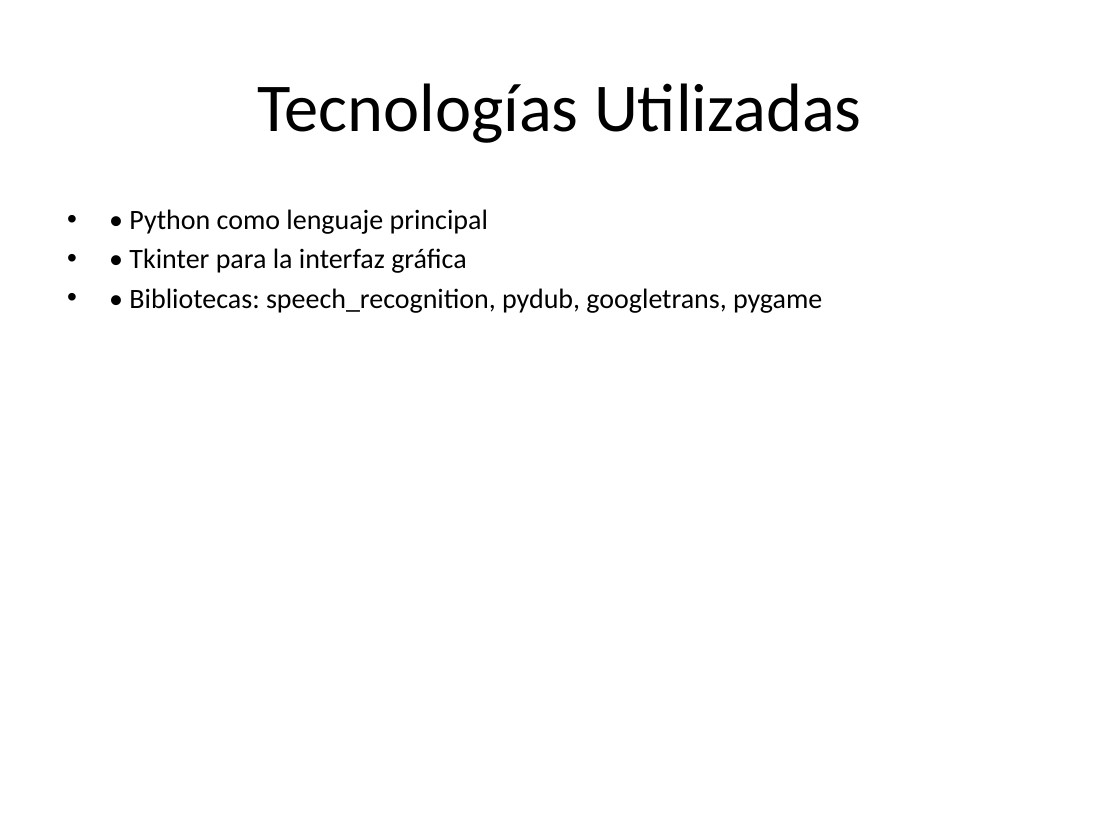
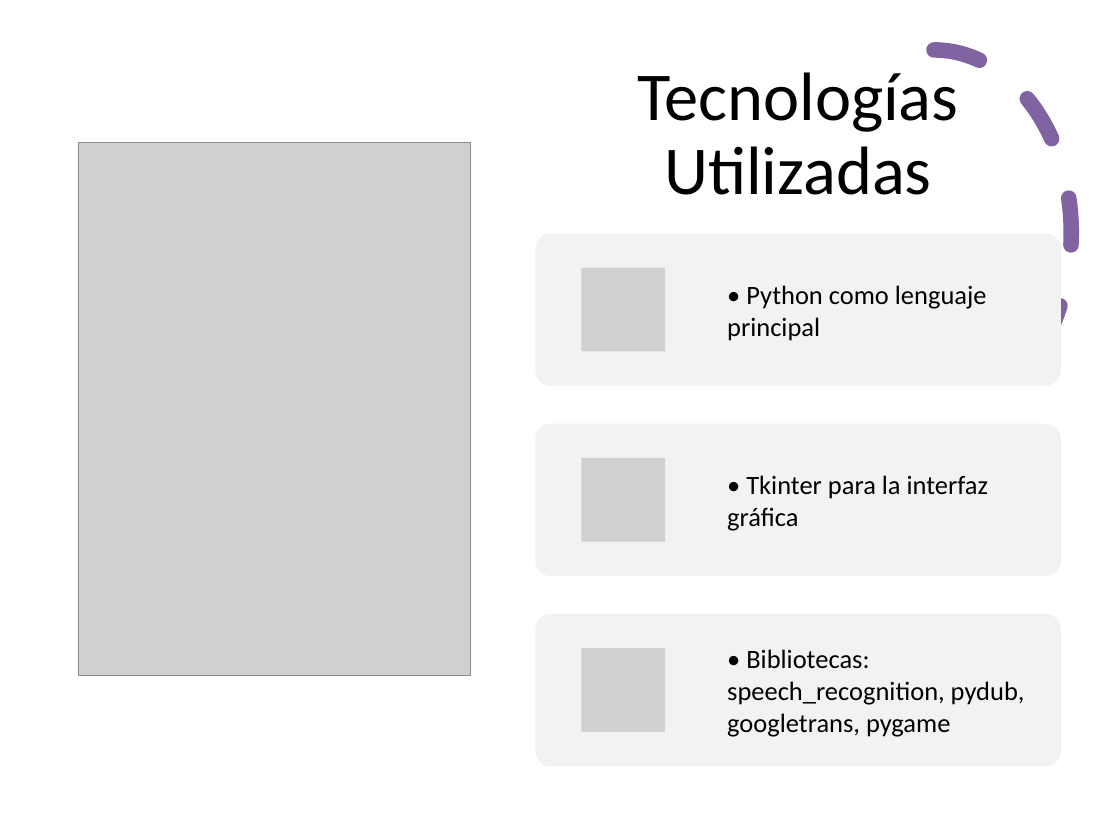
Before and after one commit to jonatha1992/Transcriptor, a slide deck: slide 7 of Presentacion_Transcriptor.pptx. Drawn at 1120x840 pixels with LibreOffice and Linux fonts; fonts in the diff are those of the drawing; grey boxes stand for pictures. Boxes give left, top, right and bottom in pixels: in the first picture for what was removed or moved away, otherwise in the second. Text is boxed around its words. In the diff, an @@ line names an element or a change of style, - is before the commit and + after.

```diff
--- a/Presentacion_Transcriptor.pptx
+++ b/Presentacion_Transcriptor.pptx
@@ title "Tecnologías Utilizadas": place and size @@
-title "Tecnologías Utilizadas" at [257, 83, 862, 143]
+title "Tecnologías Utilizadas" at [637, 72, 958, 195]
@@ title "Tecnologías Utilizadas" at [637, 72, 958, 195]: line spacing 1 to 0.9 @@
@@ arc (boxed as its full ellipse) added at [796, 50, 1071, 417], outline #8064A2 10 pt dashed @@
@@ picture added at [78, 142, 470, 675] @@
@@ text removed at [129, 209, 822, 313] @@
-• • Python como lenguaje principal
-• • Tkinter para la interfaz gráfica
-• • Bibliotecas: speech_recognition, pydub, googletrans, pygame
@@ group added at [535, 233, 1061, 766]: 3 rounded rectangles, 3 pictures, 3 texts @@
+• Python como lenguaje principal
+• Tkinter para la interfaz gráfica
+• Bibliotecas: speech_recognition, pydub, googletrans, pygame
```
Also in this commit, not shown: 7 other slides changed, 9 other files.
